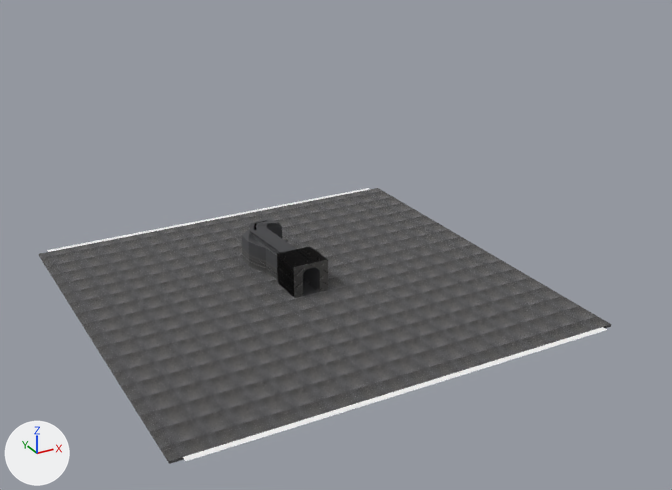
One commit to the glTF model client/public/assets/scenes/untitled_teszt.glb: the scene before it, then after it.
Both versions are drawn from a 50 mm camera at (-129.0, -259.0, 143.0) aimed at (7.0, -12.0, 19.0). The lights are fixed; the arrows at lower left show +X, +Y and +Z. Where no turn or scale is listed for an object, it has been applied to the vertices. Vertices at the same position are counted once.
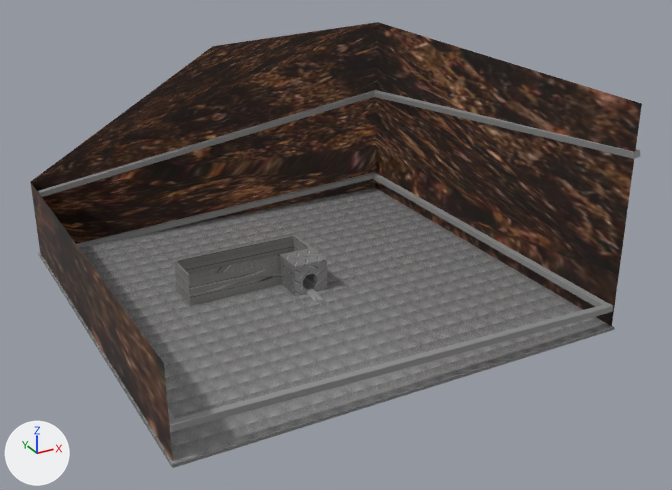
Boxes [x1, y1, x2, y2] around the edits, measured in the pictures (672 x 490 px):
'earthside', added (brown)
    after: [30, 22, 642, 459]
'Cube', reshaped, moved, rescaled (73% narrower, 74% shorter)
    before: [39, 188, 611, 464]
    after: [174, 235, 327, 306]
'Floor', added
    after: [38, 188, 615, 468]
'aroundstairs', added
    after: [38, 90, 640, 432]
'Cube.001', deleted (black)
    before: [242, 219, 328, 298]
'Plane', deleted
    before: [47, 188, 607, 461]

The change, as a diff of the scene's bpy script:
```diff
--- a/client/public/assets/scenes/untitled_teszt.glb.py
+++ b/client/public/assets/scenes/untitled_teszt.glb.py
@@ mat_floor_001 @@
 mat_floor_001 = principled_material('Floor.001')
-mat_floor_001.base_color = (1.0, 1.0, 1.0)  # white #ffffff
-mat_floor_001.metallic = 1.0
-mat_floor_001.roughness = 1.0
+mat_floor_001.texture = img_black_polyethylene_plastic_diamond_plate_checker_plate_39083_17
+mat_floor_001.roughness = 0.2
@@ me_cube_003 @@
 # used by ob_cube; location = (0.0, 0.0, -73.4); scale = (73.7, 71.7, 73.7)
-me_cube_003.from_pydata(...)  # 8 vertices, 12 faces; spans x -1.0..1.0, y -1.0..1.0, z 0.99..1.0
-me_cube_003.materials.append(mat_floor_002)  # picture img_black_polyethylene_plastic_diamond_plate_checker_plate_39083_17
+me_cube_003.from_pydata(...)  # 215 vertices, 410 faces; spans x -7.02..1.18, y -2.15..3.27, z -1.0..1.0
+# me_cube_003 part 1
+# 5 vertices are removed from x -1.0..1.0, y -1.0..1.0, z 0.99..1.0
+# 12 faces are deleted
+# 116 vertices are added at x -7.02..1.18, y -2.15..3.27, z -1.0..1.0
+# 30 new vertices lie (0.0, 0.0, 0.25) away from vertices in x -7.02..1.18, y -1.0..3.27, z -1.0
+# 12 new vertices lie (0.0, 0.0, 0.25) away from vertices in x -7.02..1.18, y -1.0..3.19, z -0.75
+# 9 new vertices lie (0.0, -0.25, 0.0) away from vertices in x -1.0..1.0, y 1.0, z -1.0
+# 7 new vertices lie (0.0, 0.0, 0.25) away from vertices in x -7.02..1.18, y -1.0..3.19, z -0.5
+# 7 new vertices lie (0.0, 0.0, 0.25) away from vertices in x -7.02..1.18, y -1.0..3.19, z -0.25
+# 6 new vertices lie (0.0, 0.0, 0.25) away from vertices in x -7.02..1.18, y -1.0..3.19, z 0.0
+# 5 new vertices lie (0.18, 0.0, 0.0) away from vertices in x 1.0, y 0.75..3.27, z -1.0..1.0
+# 5 new vertices lie (0.0, -0.25, 0.0) away from vertices in x -1.0..1.18, y 0.75, z -1.0
+# 5 new vertices lie (0.0, 0.0, 1.75) away from vertices in x -7.02..1.0, y 3.19..3.27, z -0.75
+# 5 new vertices lie (-0.25, 0.0, 0.0) away from vertices in x 1.0, y -1.0..0.0, z -1.0
+# 5 new vertices lie (0.25, 0.0, 0.0) away from vertices in x -1.0..-0.12, y -2.15..1.0, z -1.0..1.0
+# 410 new faces join them
+me_cube_003.materials.append(mat_floor_001)  # picture img_black_polyethylene_plastic_diamond_plate_checker_plate_39083_17
@@ ob_cube_001 @@
-ob_cube_001 = bpy.data.objects.new('Cube.001', me_cube_002)
@@ ob_plane @@
-ob_plane = bpy.data.objects.new('Plane', me_plane)
@@ ob_cube @@
 ob_cube = bpy.data.objects.new('Cube', me_cube_003)
-ob_cube.location = (0.0, 0.0, -73.4)
-ob_cube.scale = (73.7, 71.7, 73.7)
+ob_cube.location = (0.0, 0.0, 6.1)
+ob_cube.scale = (5.58, 5.58, 5.58)
@@ ob_floor @@
+ob_floor = bpy.data.objects.new('Floor', me_cube_004)  # a box spanning x -1.0..1.0, y -1.0..1.0, z -1.0..1.0; in mat_floor_001 (picture img_black_polyethylene_plastic_diamond_plate_checker_plate_39083_17)
+ob_floor.location = (0.0, 0.0, 0.0)
+ob_floor.rotation_euler = (0.0, 0.0, 3.142)  # degrees (0, 0, 180)
+ob_floor.scale = (-73.5, -73.5, -0.495)
@@ ob_earthside @@
+ob_earthside = bpy.data.objects.new('earthside', me_cube_001)  # 18 vertices, 19 faces; spans x -72.8..72.8, y -72.8..72.8, z 0.0..72.8; in mat_material_001 (picture img_istockphoto_547528110_170667a)
+ob_earthside.location = (0.0, 0.0, 0.0)
@@ ob_aroundstairs @@
+ob_aroundstairs = bpy.data.objects.new('aroundstairs', me_cube)  # 72 vertices, 140 faces; spans x -72.8..75.0, y -73.0..73.1, z -73.8..-13.7; in mat_material (grey #8f8f8f)
+ob_aroundstairs.location = (0.0, 0.0, 72.4)
```
